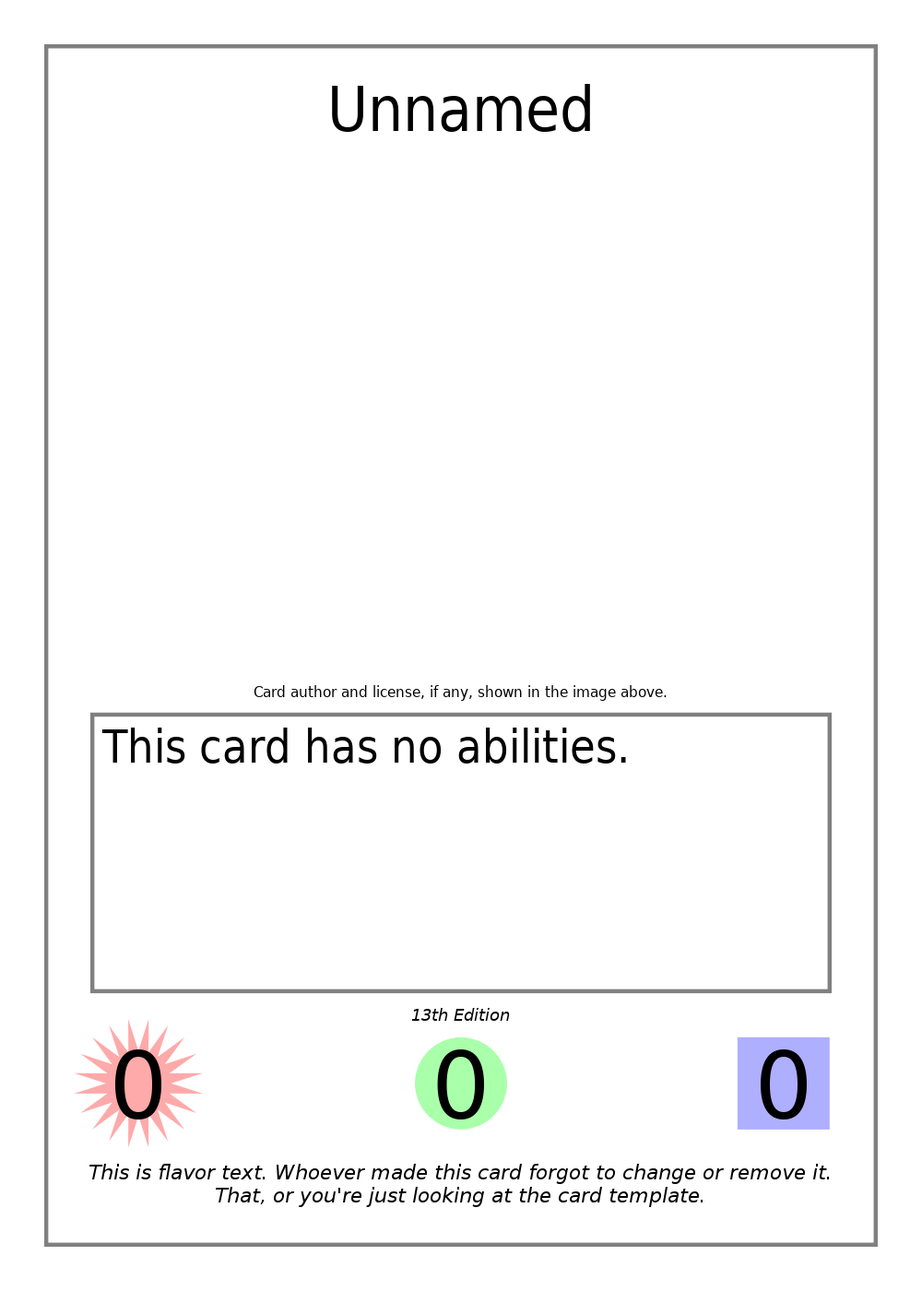
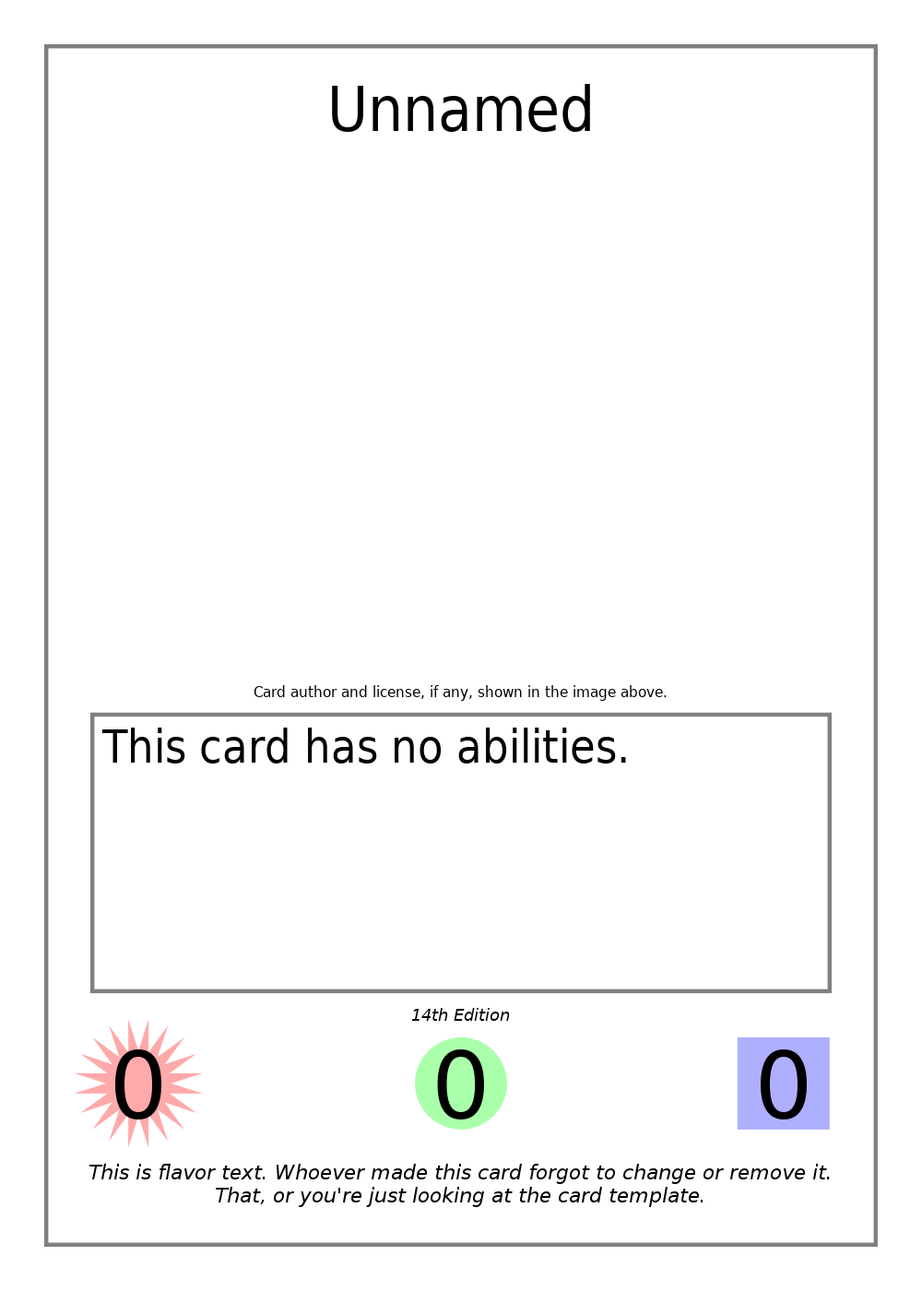
Before/after of a (922, 1291) layered artwork. What changed in the layer stack:
painted on "Edition Indicator" over [421, 1009, 432, 1022]
